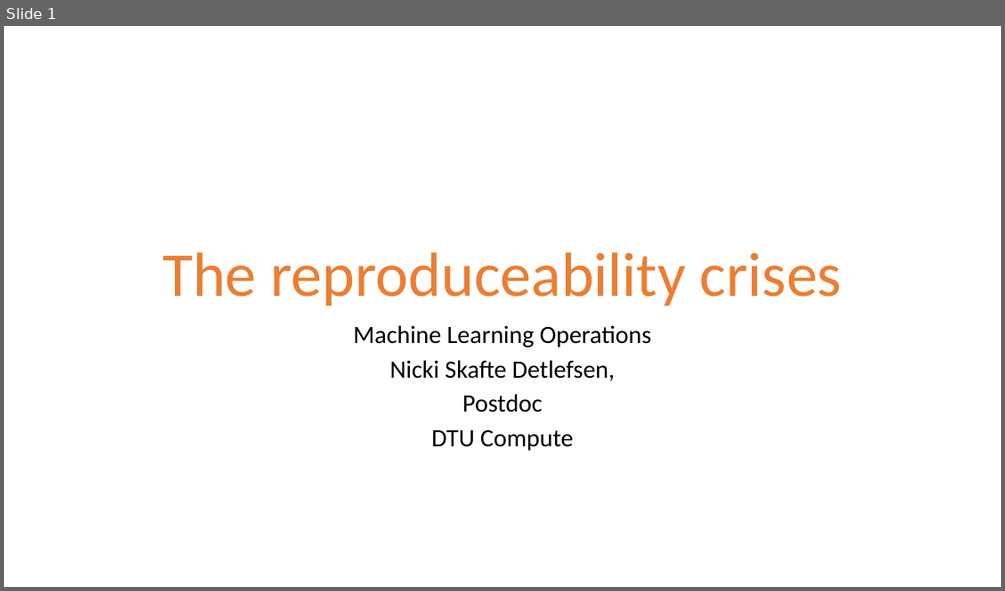
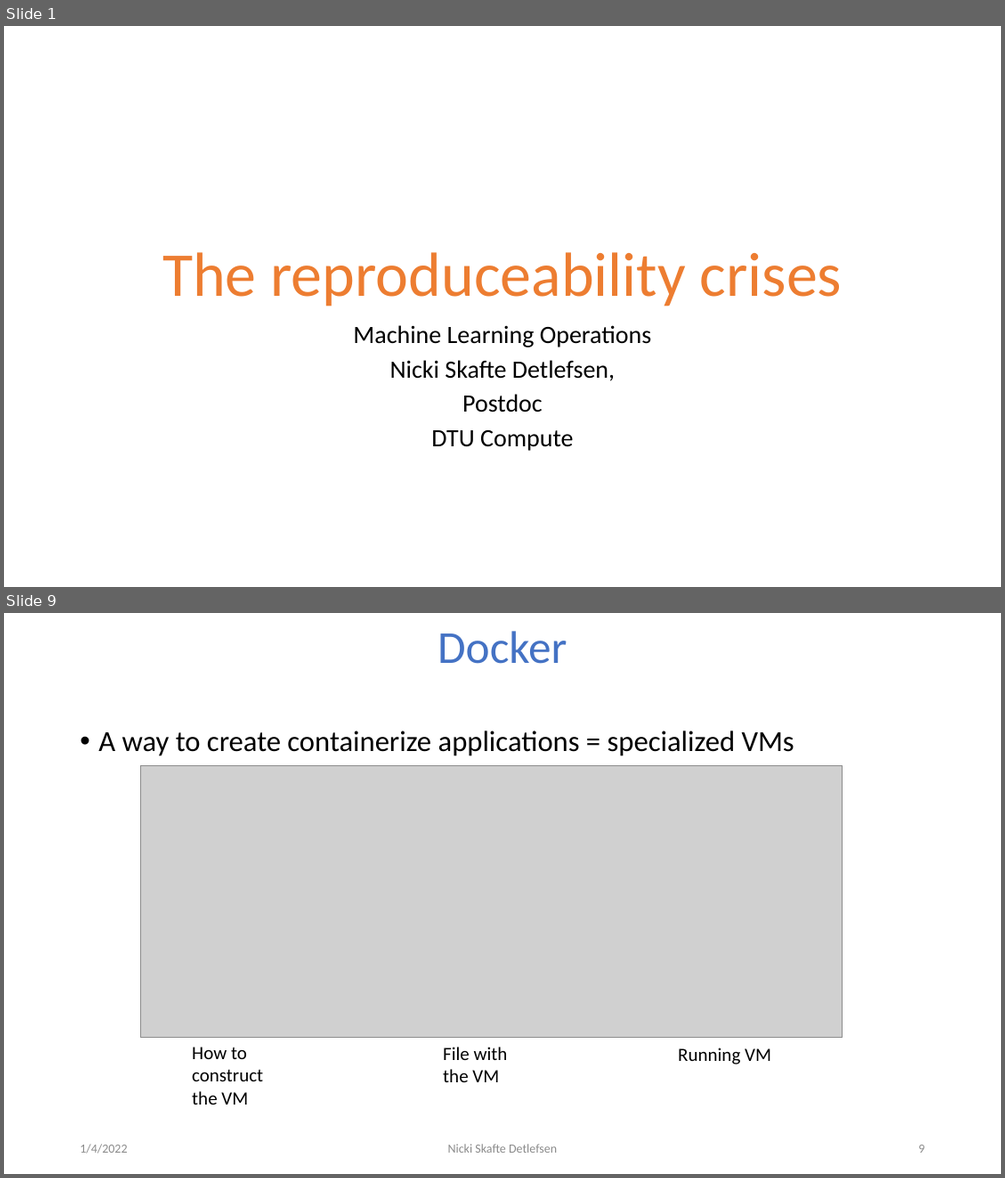
Before and after one commit to DeepEasterbunny/dtu_mlops, a slide deck: s3_reproduceability/lecture/Reproducibility.pptx. Shown one above the other, each under a label of ours: slide 1 before the commit, slides 1 and 9 after it; the slides between them are not shown. The pictures are 1005x591 and 1005x1178 pixels, drawn with LibreOffice and Linux fonts; fonts in the diff are those of the drawing; grey boxes stand for pictures; background and template pictures are left out. Boxes give left, top, right and bottom in pixels: in the first picture for what was removed or moved away, otherwise in the second. Text is boxed around its words. In the diff, an @@ line names an element or a change of style, - is before the commit and + after.

```diff
--- a/s3_reproduceability/lecture/Reproducibility.pptx
+++ b/s3_reproduceability/lecture/Reproducibility.pptx
@@ slide 9 added at <box>4,613,1001,1174</box>, background #FFFFFF @@
@@ title added at <box>437,631,566,664</box>, 44 pt, text #4472C4 @@
+Docker
@@ text added at <box>98,730,794,756</box>, 28 pt, text #000000 @@
+• A way to create containerize applications = specialized VMs
@@ picture added at <box>141,765,842,1037</box> @@
@@ text added at <box>192,1046,263,1104</box>, 18 pt, text #000000 @@
+How to construct the VM
@@ text added at <box>443,1046,508,1082</box>, 18 pt, text #000000 @@
+File with the VM
@@ text added at <box>678,1047,771,1064</box>, 18 pt, text #000000 @@
+Running VM
@@ text added at <box>80,1143,127,1153</box>, 12 pt, text #8C8C8C @@
+1/4/2022
@@ text added at <box>448,1143,557,1152</box>, 12 pt, text #8C8C8C @@
+Nicki Skafte Detlefsen
@@ page number added at <box>918,1144,924,1152</box>, 12 pt, text #8C8C8C @@
+9
```
Also in this commit, not shown: 11 slides changed, 1 other file.
